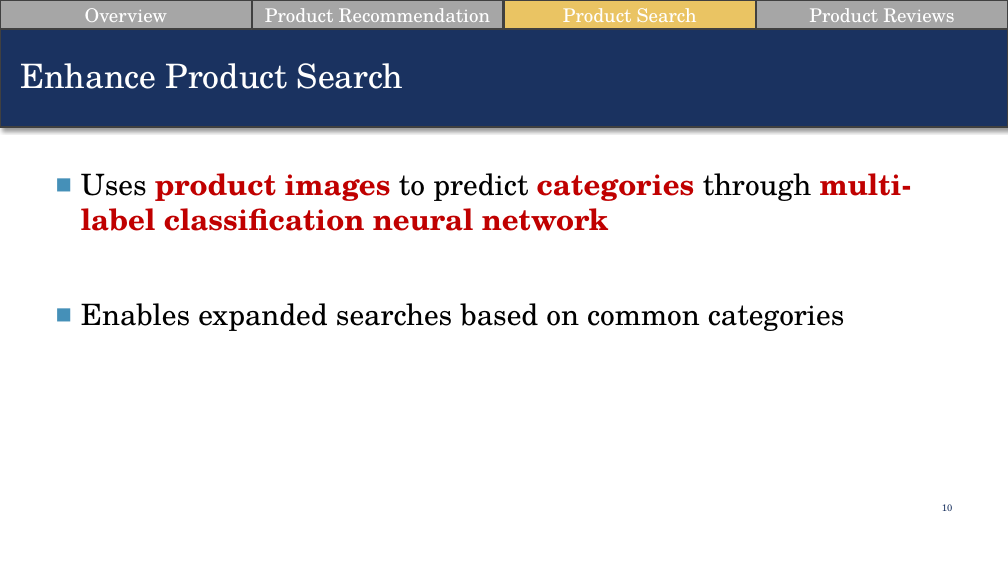
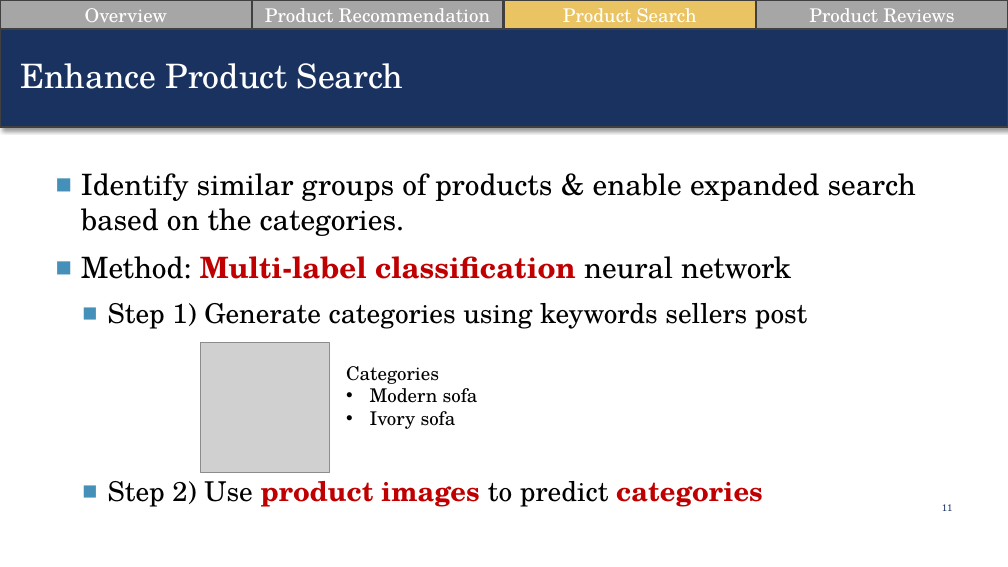
Before and after one commit to suesuyeonlim/final_project, a slide deck: slide 11 of Presentation.pptx (slide 10 before the commit). Drawn at 1008x567 pixels with LibreOffice and Linux fonts; fonts in the diff are those of the drawing; grey boxes stand for pictures. Boxes give left, top, right and bottom in pixels: in the first picture for what was removed or moved away, otherwise in the second. Text is boxed around its words. In the diff, an @@ line names an element or a change of style, - is before the commit and + after.

Commit message:
updated commit

```diff
--- a/Presentation.pptx
+++ b/Presentation.pptx
@@ text at bbox=[81, 173, 916, 507]: text changed @@
-■ Uses product images to predict categories through multi-label classification neural network
-■ Enables expanded searches based on common categories
+■ Identify similar groups of products & enable expanded search based on the categories.
+■ Method: Multi-label classification neural network
+  ■ Step 1) Generate categories using keywords sellers post
+  ■ Step 2) Use product images to predict categories
@@ picture added at bbox=[200, 343, 330, 472] @@
@@ text added at bbox=[346, 366, 478, 429], 18 pt, text #000000 @@
+Categories
+• Modern sofa
+• Ivory sofa
@@ page number at bbox=[942, 504, 953, 511]: text changed @@
-10
+11
```
Also in this commit, not shown: 9 other slides changed, 3 slides added.
